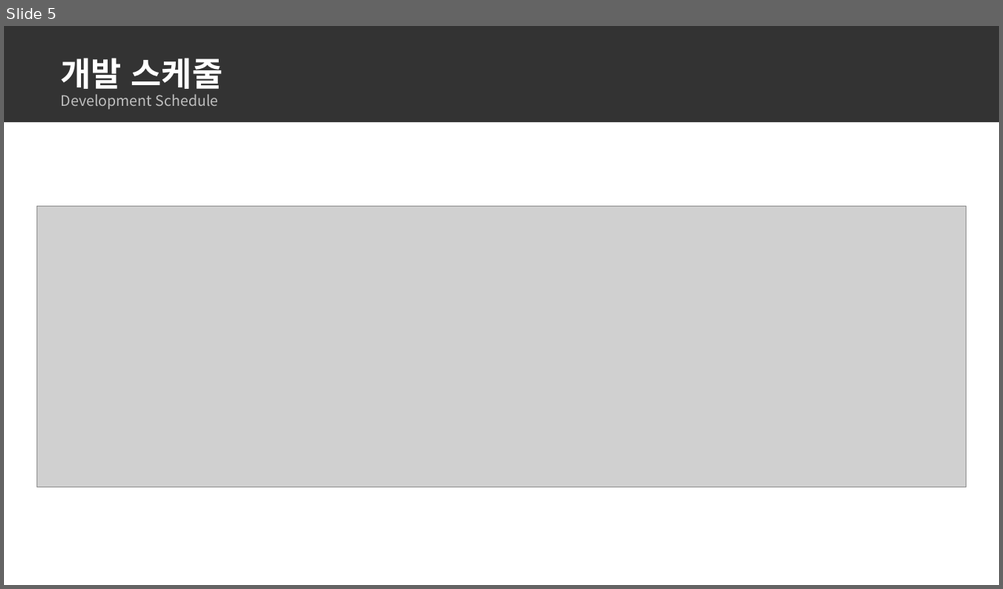
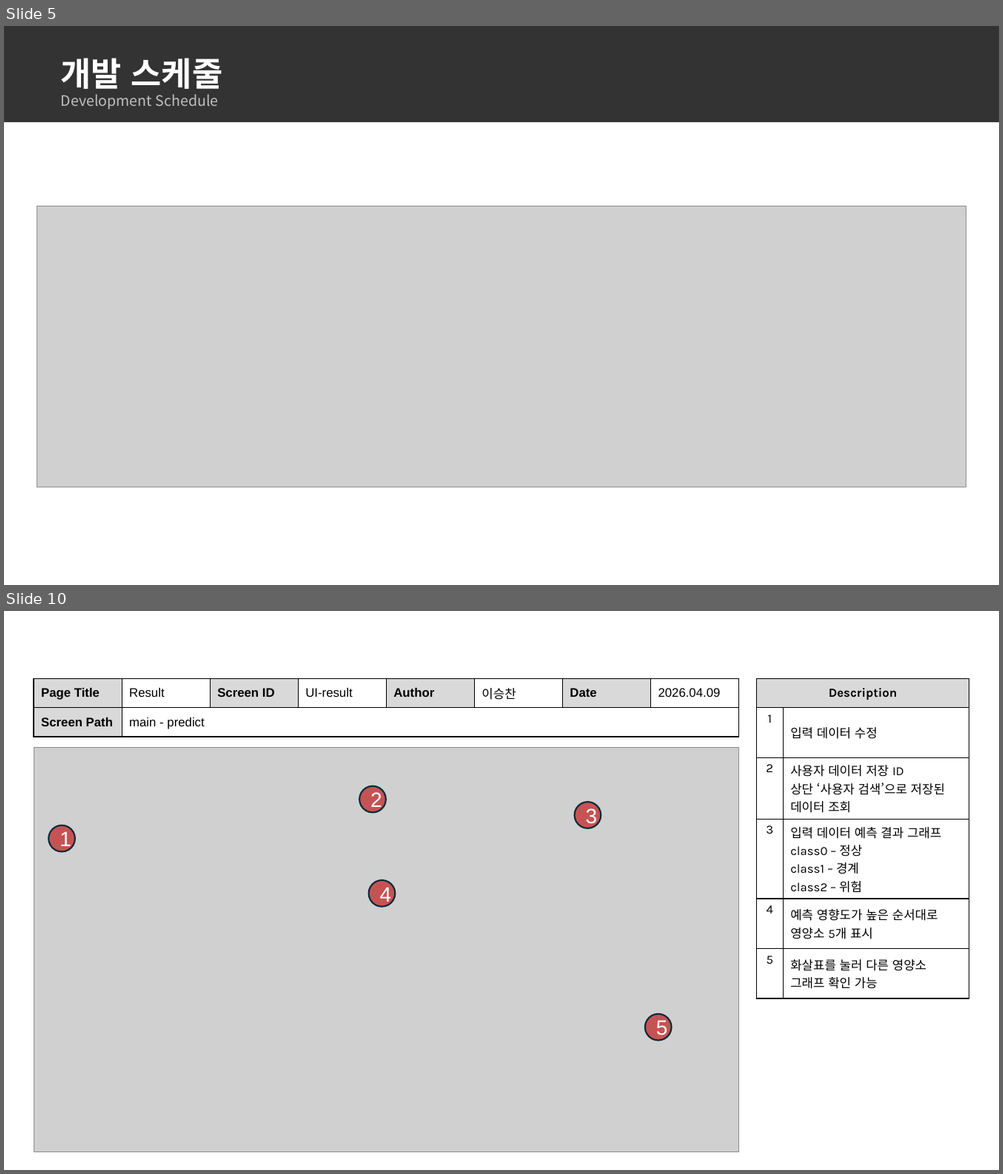
Before and after one commit to dc-inside/LeeSeungChan, a slide deck: 1차 프로젝트/기획/기획서.pptx. Shown one above the other, each under a label of ours: slide 5 before the commit, slides 5 and 10 after it; the slides between them are not shown. The pictures are 1003x589 and 1003x1174 pixels, drawn with LibreOffice and Linux fonts; fonts in the diff are those of the drawing; grey boxes stand for pictures. Boxes give left, top, right and bottom in pixels: in the first picture for what was removed or moved away, otherwise in the second. Text is boxed around its words. In the diff, an @@ line names an element or a change of style, - is before the commit and + after.

```diff
--- a/1차 프로젝트/기획/기획서.pptx
+++ b/1차 프로젝트/기획/기획서.pptx
@@ slide 10 added at box(4, 611, 999, 1170), background #FFFFFF @@
@@ table added at box(34, 678, 738, 736), 2 rows, 8 columns @@
+Page Title | Result | Screen ID | UI-result | Author | 이승찬 | Date | 2026.04.09
+Screen Path | main - predict |  |  |  |  |  | 
@@ table added at box(756, 678, 970, 992), 6 rows, 2 columns @@
+Description | 
+1 | 입력 데이터 수정
+2 | 사용자 데이터 저장 ID / 상단 ‘사용자 검색’으로 저장된 데이터 조회
+3 | 입력 데이터 예측 결과 그래프 / class0 – 정상 / class1 – 경계 / class2 – 위험
+4 | 예측 영향도가 높은 순서대로 영양소 5개 표시
+5 | 화살표를 눌러 다른 영양소 그래프 확인 가능
@@ picture added at box(34, 748, 739, 1153) @@
@@ ellipse added at box(359, 786, 385, 812), fill #C00000 at 60% opacity, outline #092A39 1.5 pt, 20 pt, text #FFFFFF @@
+2
@@ ellipse added at box(574, 802, 600, 828), fill #C00000 at 60% opacity, outline #092A39 1.5 pt, 20 pt, text #FFFFFF @@
+3
@@ ellipse added at box(48, 826, 75, 852), fill #C00000 at 60% opacity, outline #092A39 1.5 pt, 20 pt, text #FFFFFF @@
+1
@@ ellipse added at box(369, 880, 395, 906), fill #C00000 at 60% opacity, outline #092A39 1.5 pt, 20 pt, text #FFFFFF @@
+4
@@ ellipse added at box(645, 1014, 671, 1041), fill #C00000 at 60% opacity, outline #092A39 1.5 pt, 20 pt, text #FFFFFF @@
+5
```
Also in this commit, not shown: 1 slide changed, 4 other slides added, 2 other files.
